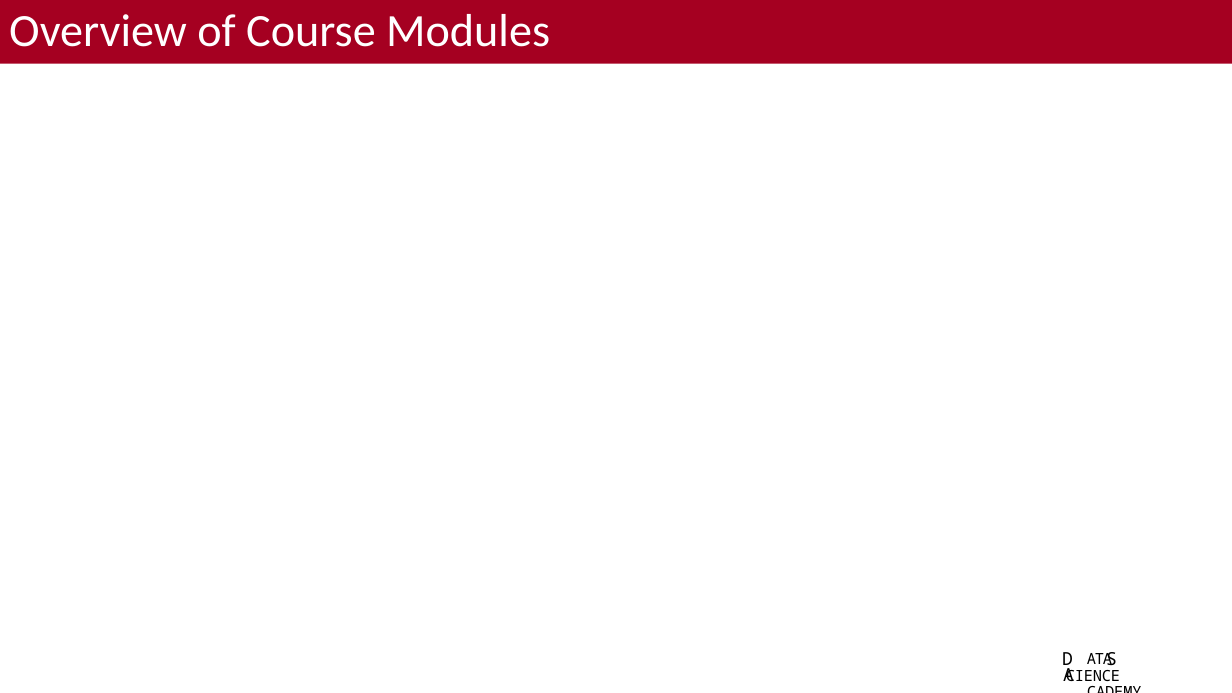
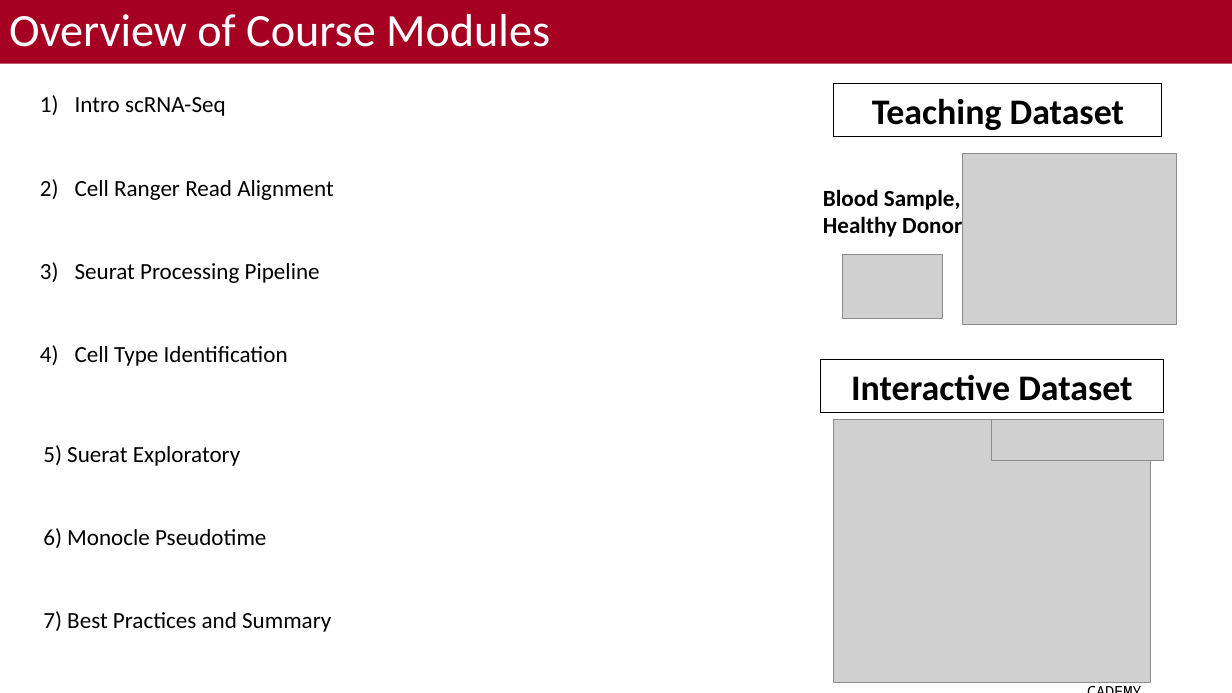
Before and after one commit to bacorli2/scrna_workshop, a slide deck: slide 4 of M0_Intro_Workshop/M0_Introdution_Course.pptx. Drawn at 1232x693 pixels with LibreOffice and Linux fonts; fonts in the diff are those of the drawing; grey boxes stand for pictures; background and template pictures are left out. Boxes give left, top, right and bottom in pixels: in the first picture for what was removed or moved away, otherwise in the second. Text is boxed around its words. In the diff, an @@ line names an element or a change of style, - is before the commit and + after.

```diff
--- a/M0_Intro_Workshop/M0_Introdution_Course.pptx
+++ b/M0_Intro_Workshop/M0_Introdution_Course.pptx
@@ rectangle added at (834,84,1162,137), outline #000000 0.75 pt, 28 pt, text #000000, bold @@
+Teaching Dataset
@@ text added at (75,97,333,366), 18 pt, text #000000 @@
+1) Intro scRNA-Seq
+2) Cell Ranger Read Alignment
+3) Seurat Processing Pipeline
+4) Cell Type Identification
@@ picture added at (963,153,1177,325) @@
@@ text added at (823,189,962,237), 18 pt, text #000000, bold @@
+Blood Sample,
+Healthy Donor
@@ picture added at (843,255,943,319) @@
@@ rectangle added at (821,360,1164,413), outline #000000 0.75 pt, 28 pt, text #000000, bold @@
+Interactive Dataset
@@ text added at (43,445,331,632), 18 pt, text #000000 @@
+5) Suerat Exploratory
+6) Monocle Pseudotime
+7) Best Practices and Summary
@@ picture added at (834,420,1150,683) @@
@@ picture added at (993,420,1164,461) @@
@@ text removed at (1062,652,1073,671) @@
-D
@@ text removed at (1106,652,1117,666) @@
-S
```
Also in this commit, not shown: 3 other slides changed, 1 slide added.
